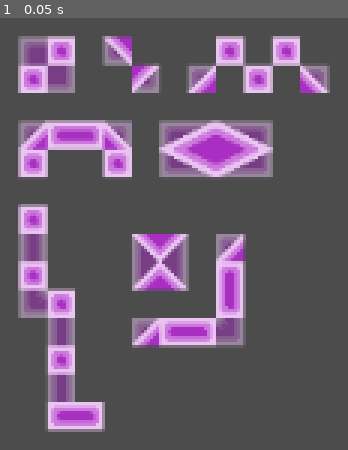
Above: before the commit, frame 1.
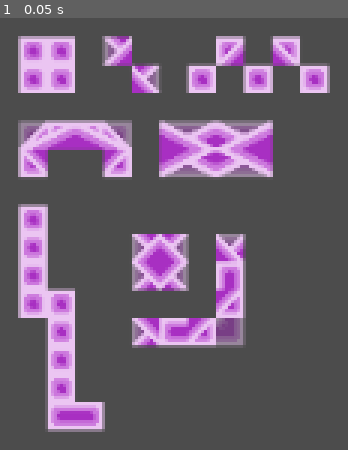
Above: after the commit, the same moment.

Repository: marooncarl/Godot-Tile-Cleaner
Game: Godot game, scene res://Autotile_Setup.tscn
Two runs of this game, one before a commit and one after it. Both use one fixed random seed, a clock stepped at 60 frames per second and the inputs below. The project has no main scene, so this scene is started directly.
Inputs:
- Up to frame 1 (0.05 s): no input

The runs differ from the first frame. In frame 1, 11% of the frame differs, in the area x 5-95%, y 4-89%.

Commit message:
Added output layer with example output in autotile setup scene

Diff:
--- a/Tile_Cleaner/Autotile_Setup.tscn
+++ b/Tile_Cleaner/Autotile_Setup.tscn
@@ -18,3 +18,9 @@
 cell_size = Vector2( 12, 12 )
 format = 1
 tile_data = PoolIntArray( 65538, 0, 65546, 65540, 4, 0, 65544, 0, 65546, 65546, 0, 65546, 131073, 0, 65546, 131077, 8,  …(476 unchanged characters)…
+
+[node name="Output" type="TileMap" parent="."]
+tile_set = ExtResource( 2 )
+cell_size = Vector2( 12, 12 )
+format = 1
+tile_data = PoolIntArray( 65537, 0, 65546, 65540, 1, 0, 65544, 1, 0, 65546, 5, 0, 131074, 0, 65546, 131077, 5, 0, 131079, 0, 65546, 131083, 0, 65546, 262145, 17, 0, 262147, 18, 0, 262150, 18, 0, 262152, 17, 0, 327681, 4, 0, 327684, 8, 0, 327686, 28, 0, 327688, 27, 0, 524289, 0, 65546, 524293, 1, 0, 524294, 5, 0, 524296, 5, 0, 589829, 4, 0, 589830, 8, 0, 655361, 0, 65546, 655368, 8, 0, 720898, 0, 65546, 720901, 4, 0, 720903, 8, 0, 851970, 0, 65546 )
